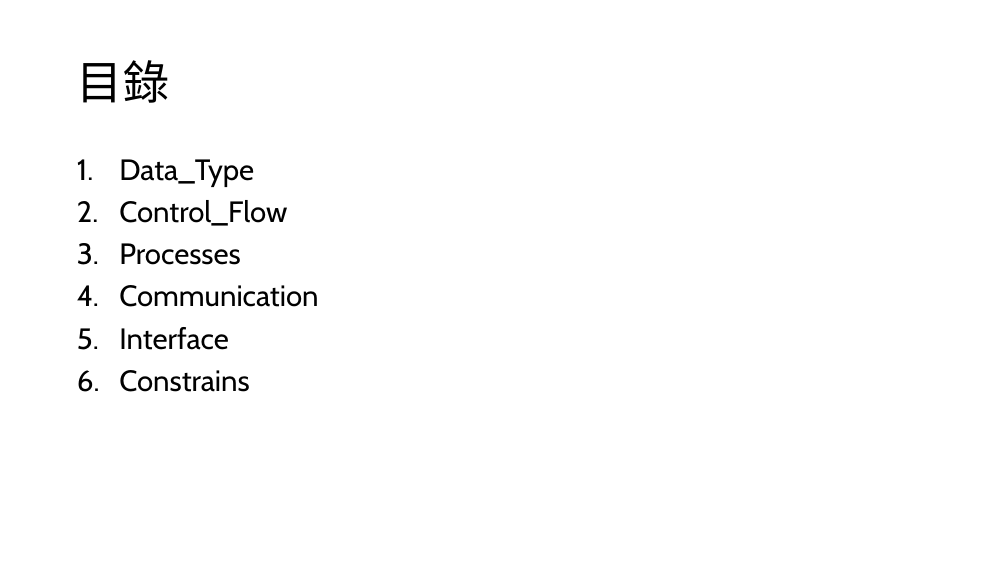
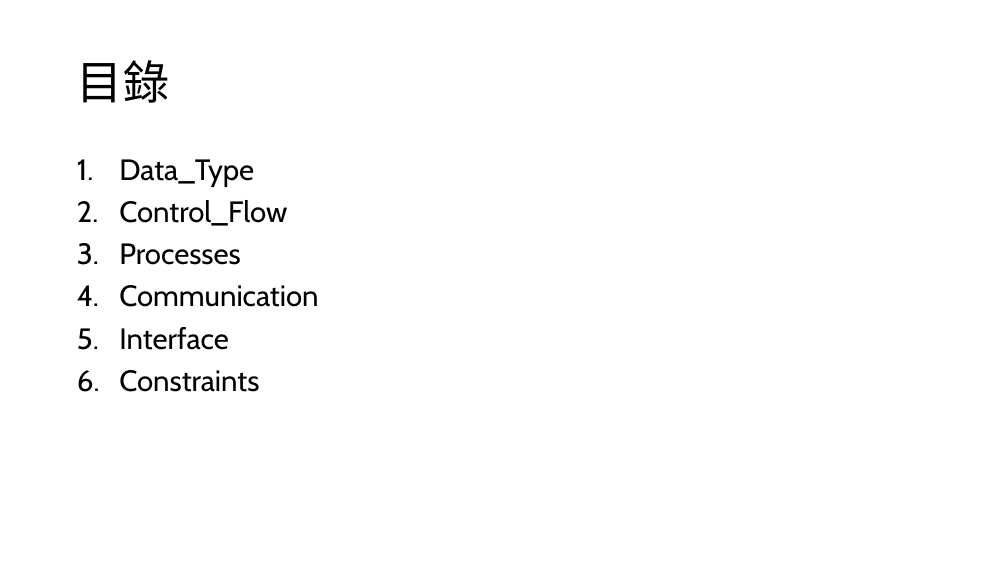
Before and after one commit to s9001055/DV_learning, a slide deck: slide 2 of SystemVerilog_語法學習.pptx. Drawn at 1008x567 pixels with LibreOffice and Linux fonts; fonts in the diff are those of the drawing. Boxes give left, top, right and bottom in pixels: in the first picture for what was removed or moved away, otherwise in the second. Text is boxed around its words. In the diff, an @@ line names an element or a change of style, - is before the commit and + after.

Commit message:
Add: constraint 1. solve before 2. static_constraint

```diff
--- a/SystemVerilog_語法學習.pptx
+++ b/SystemVerilog_語法學習.pptx
@@ text at (119, 370, 259, 392): text changed @@
-6. Constrains
+6. Constraints
```
Also in this commit, not shown: 1 other slide changed, 8 other files.
